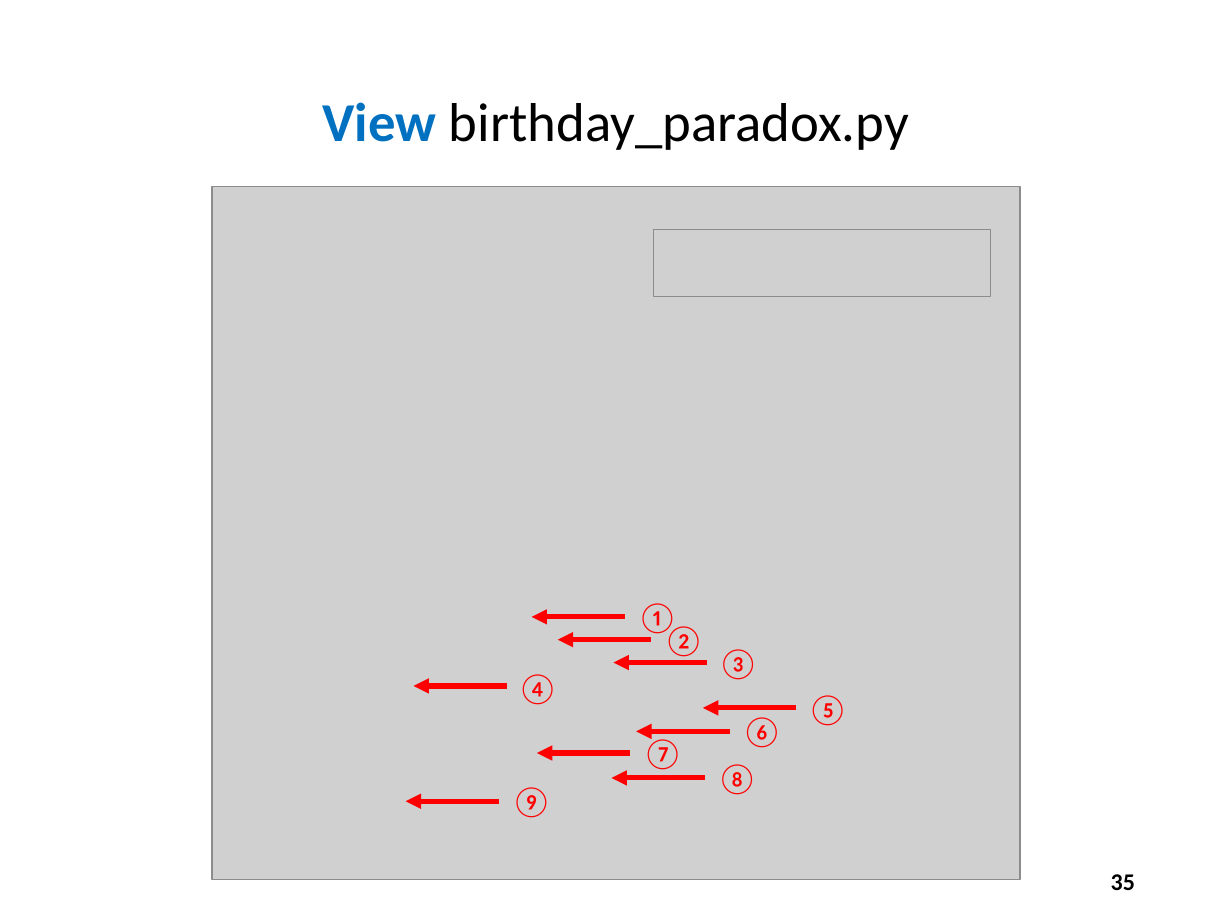
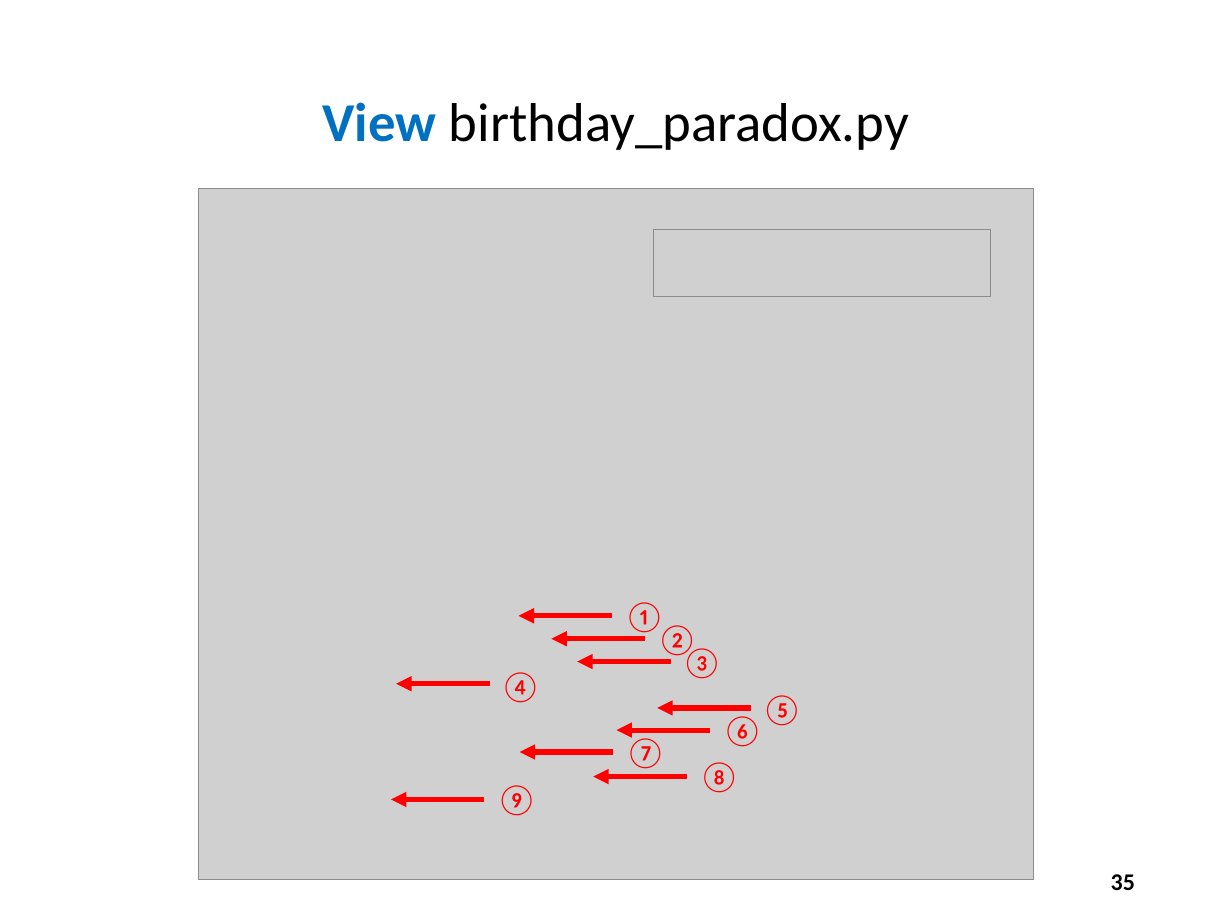
Before and after one commit to dbiersach/scicomp101, a slide deck: slide 35 of Session 04 - Functions and Logic/Session 04 - Functions and Logic.pptx. Drawn at 1232x924 pixels with LibreOffice and Linux fonts; fonts in the diff are those of the drawing; grey boxes stand for pictures. Boxes give left, top, right and bottom in pixels: in the first picture for what was removed or moved away, otherwise in the second. Text is boxed around its words. In the diff, an @@ line names an element or a change of style, - is before the commit and + after.

```diff
--- a/Session 04 - Functions and Logic/Session 04 - Functions and Logic.pptx
+++ b/Session 04 - Functions and Logic/Session 04 - Functions and Logic.pptx
@@ picture: place and size @@
-picture at [212, 187, 1020, 880]
+picture at [198, 188, 1034, 880]
@@ arrow moved from (625, 617) - (531, 617) to (612, 616) - (519, 616) @@
@@ text "②": place and size @@
-text "②" at [663, 625, 704, 657]
+text "②" at [657, 624, 698, 658]
@@ arrow moved from (652, 639) - (558, 639) to (644, 638) - (552, 638) @@
@@ text "③": place and size @@
-text "③" at [718, 649, 759, 680]
+text "③" at [682, 647, 723, 679]
@@ text "④": place and size @@
-text "④" at [517, 674, 558, 705]
+text "④" at [500, 672, 541, 703]
@@ arrow moved from (707, 663) - (614, 663) to (670, 662) - (578, 662) @@
@@ text "⑤": place and size @@
-text "⑤" at [807, 695, 848, 726]
+text "⑤" at [762, 695, 803, 726]
@@ arrow moved from (796, 708) - (703, 708) to (750, 708) - (658, 708) @@
@@ 2 texts, 1 arrow: place and size @@
-2 texts, 1 arrow at [636, 717, 783, 795]
+2 texts, 1 arrow at [616, 716, 763, 793]
@@ 4 arrows, 3 texts: place and size @@
-4 arrows, 3 texts at [405, 603, 705, 818]
+4 arrows, 3 texts at [391, 602, 686, 816]
```
Also in this commit, not shown: 4 other slides changed, 1 other file.
